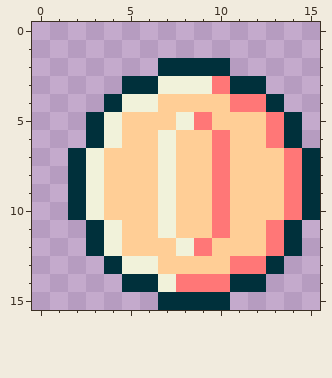
Pixel-art file: sources/coin.aseprite. The first picture shows the starting point.
32x32 pixels, 1 frame. The old version is drawn lined up with the new one, on the new canvas.
After:
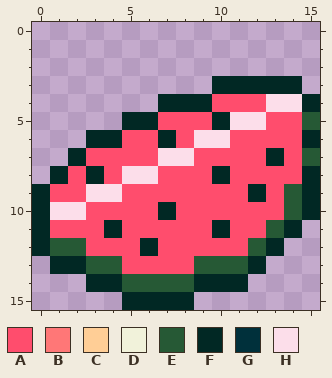
Palette (. is transparent): A #ff4d6d  B #ff7777  C #ffce96  D #f1f2da  E #265935  F #012824  G #00303b  H #fcdeea
The author wrote: Melon instead of coin
Diff:
canvas 32x32 -> 16x16, the old top-left corner now at -7,-7 (the part of the old canvas that was cut away was empty and is not shown)
Changed rows in their new state; - is an unchanged pixel.
first column x 0:
 2 -------....-----
 3 -----.....FFFFF-
 4 ----...FFFAAAHHF
 5 ---..FFAAAFHHAAE
 6 ---FFAAFAHHAAAAF
 7 --FAAAAHHAAAAFAE
 8 -FAFAHHAAAFAAAAF
 9 FAAHHAAAAAAAFAEF
10 FHHAAAAFAAAAAAEF
11 FAAAFAAAAAFAAEF-
12 FEEAAAFAAAAAEF.-
13 -FFEEAAAAEEEF.--
14 ---FFEEEEFFF.---
15 -----FFFF..-----
Where, in picture pixels (left, top, right, bottom), the same in both pictures:
changed: (32, 58, 320, 310)
